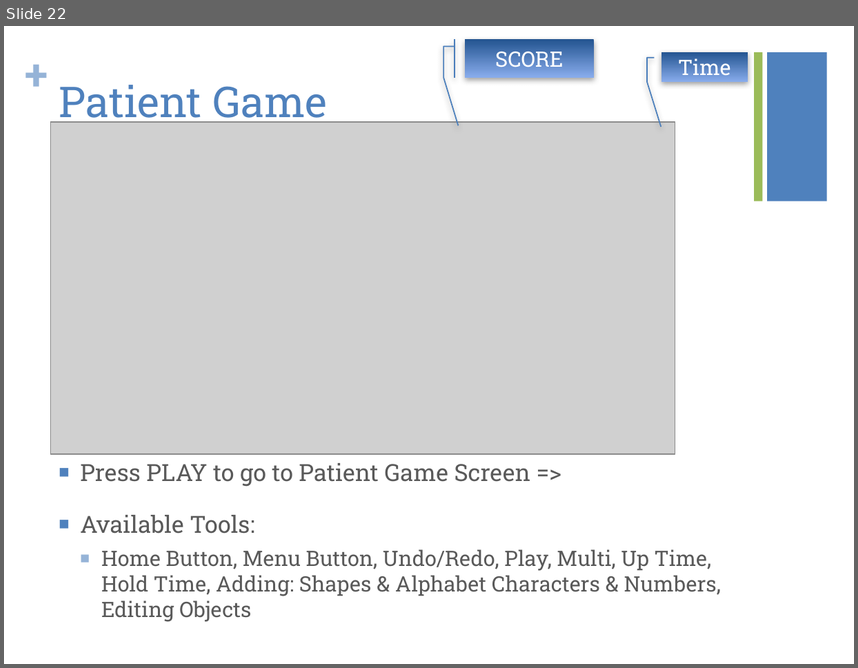
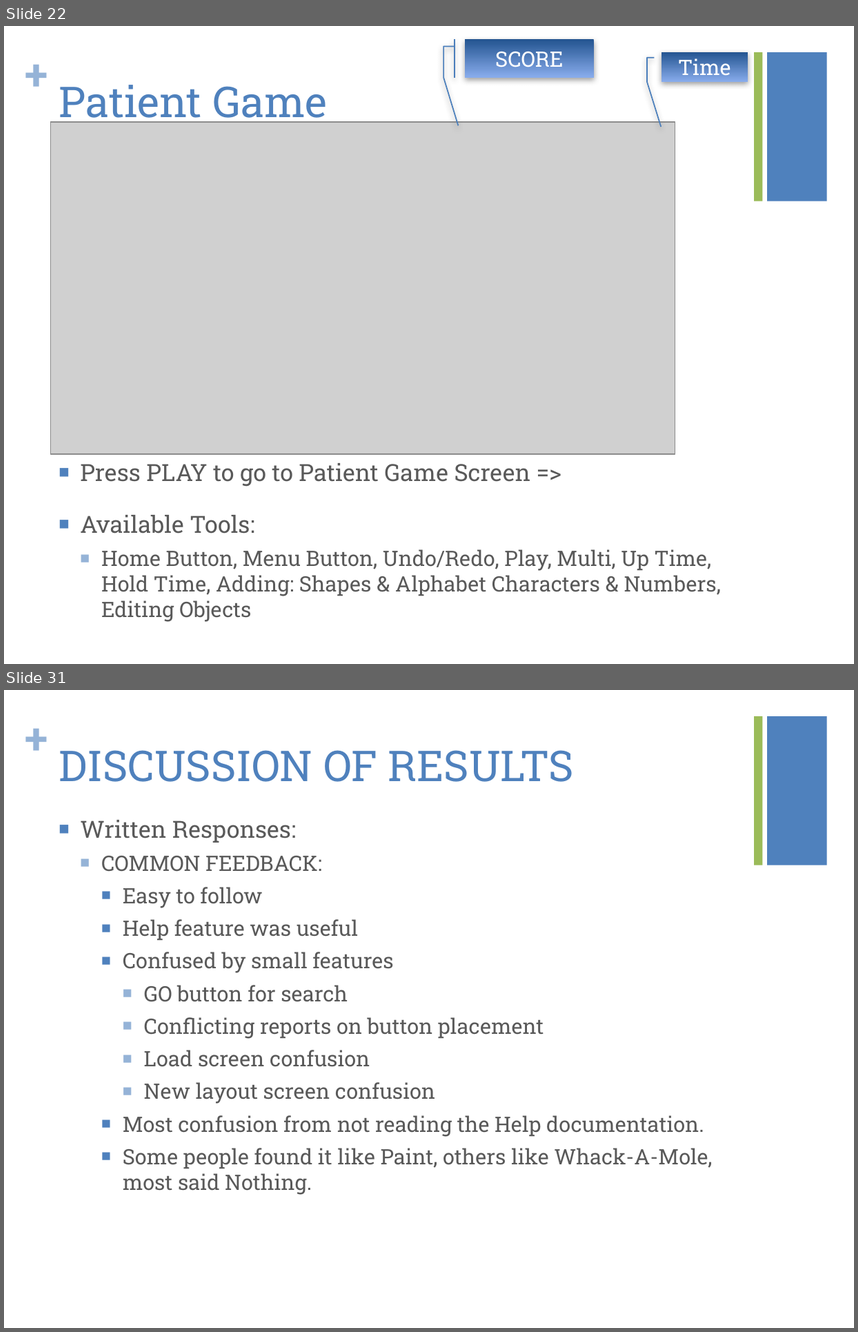
Before and after one commit to oh-team-machine/Target-Tapping, a slide deck: Documentation/CMPUT302_Pres.pptx. Shown one above the other, each under a label of ours: slide 22 before the commit, slides 22 and 31 after it; the slides between them are not shown. The pictures are 858x668 and 858x1332 pixels, drawn with LibreOffice and Linux fonts; fonts in the diff are those of the drawing; grey boxes stand for pictures. Boxes give left, top, right and bottom in pixels: in the first picture for what was removed or moved away, otherwise in the second. Text is boxed around its words. In the diff, an @@ line names an element or a change of style, - is before the commit and + after.

```diff
--- a/Documentation/CMPUT302_Pres.pptx
+++ b/Documentation/CMPUT302_Pres.pptx
@@ slide 31 added at <box>4,690,854,1328</box>, background #FFFFFF; not listed: 3 template elements that a slide beside it also shows @@
@@ title added at <box>59,750,574,782</box>, 36 pt, text #4F81BD @@
+DISCUSSION OF RESULTS
@@ text added at <box>80,820,712,1194</box>, 18 pt, text #595959 @@
+■ Written Responses:
+  ■ COMMON FEEDBACK:
+    ■ Easy to follow
+    ■ Help feature was useful
+    ■ Confused by small features
+      ■ GO button for search
+      ■ Conflicting reports on button placement
+      ■ Load screen confusion
+      ■ New layout screen confusion
+    ■ Most confusion from not reading the Help documentation.
+    ■ Some people found it like Paint, others like Whack-A-Mole, most said Nothing.
```
Also in this commit, not shown: 5 slides changed, 6 other slides added, 3 slides removed, 2 other files.
